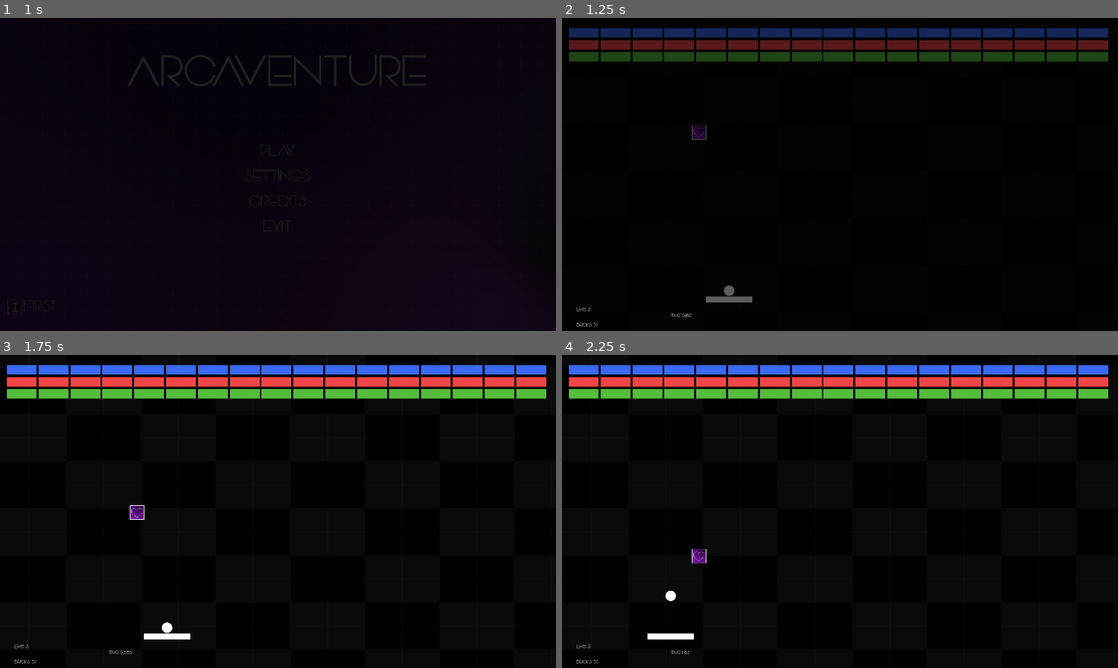
Above: before the commit, frames 1-4 (two rows, left to right).
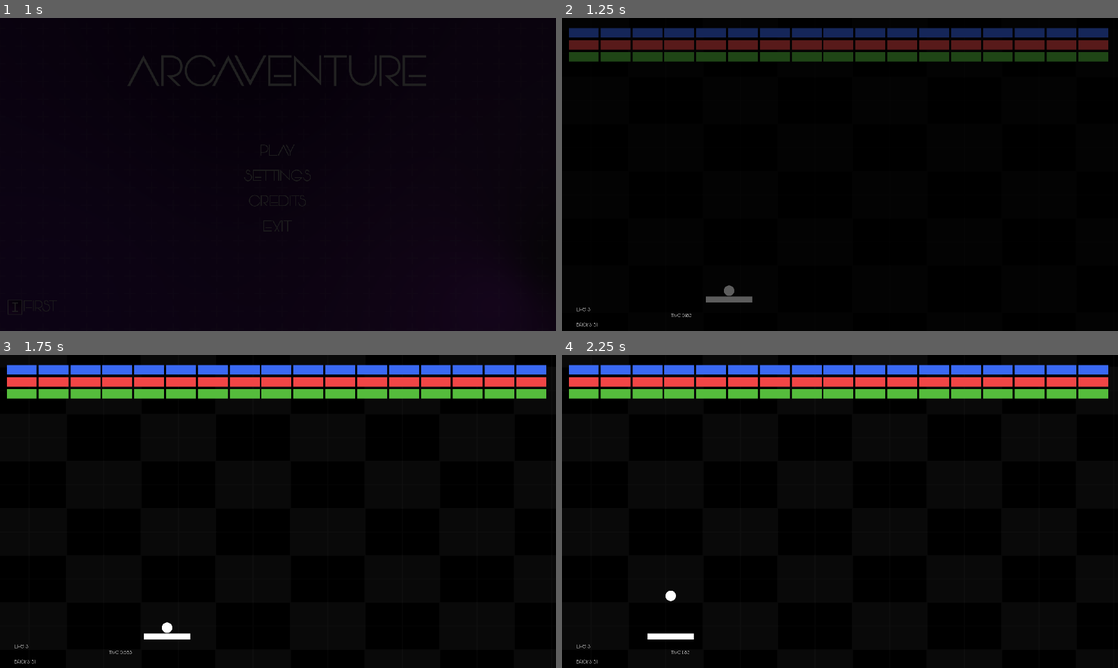
Above: after the commit, the same moments.

Repository: QuirrelForU/Arcaventure
Game: Godot game, scene res://BaseMenu/BaseMenu.tscn
Same seed, same stepped clock (60 frames per second), same inputs: the game is played once before the commit and once after it.
Inputs (mouse positions are in pixels of both pictures, inside the frame that each line leads up to):
- Up to frame 1 (1 s): click "PLAY" at 0.5 s
- Up to frame 2 (1.25 s): no input
- Up to frame 3 (1.75 s): move the mouse to (305, 511) at 1.27 s
- Up to frame 4 (2.25 s): move the mouse to (812, 511) at 2.02 s

Frame 1 is identical in both runs. In frame 2, 0.1% of the frame differs, in the area x 23-26%, y 34-39%; in frame 3, 0.1%, in the area x 23-26%, y 48-53%; in frame 4, 0.1%.
Error in both runs: Invalid get index 'current_resolution' (on base: 'Nil'). (res://BaseMenu/SaverLoader.gd:19)

Commit message:
multiply balls bounce

Diff:
--- a/game/Arkanoid/Ball/Ball.gd
+++ b/game/Arkanoid/Ball/Ball.gd
@@ -9,18 +9,20 @@
 var lerp_speed = 0.8
 
 
-onready var platform = $"../Platform"
-onready var platform_position_l = $"../Platform/Platform positions".get_child(0)
-onready var platform_position_r = $"../Platform/Platform positions".get_child(1)
-onready var platform_position_m = $"../Platform/Platform positions".get_child(2)
+onready var platform = $"../../Platform"
+
 onready var respawn_timer = $RespawnTimer
 
 
-onready var player_stats = $"../Stats"
+onready var player_stats = $"../../Stats"
+
+
+# multiply vars
+onready var balls_node = $".."
+
 
 signal ball_respawned
 signal update_life
-signal update_bricks
 signal lost_game
 
 
@@ -40,23 +42,19 @@
 		elif collision.get_collider().get_collision_layer() == 4: # Fun fact that collision layer returns not an actual number but his 2^number-1
 			velocity = velocity.bounce(collision.normal)
 			collision.get_collider().die()
-			emit_signal("update_bricks")
+			player_stats.balls_count -=1
 		else:
 			velocity = velocity.bounce(collision.normal)
 
 
 func bounce_of_platform():
-	var platform_size = platform_position_r.global_position.x - platform_position_l.global_position.x
 
-	var offset = position.x - platform_position_l.global_position.x
-
+	var offset = global_position.x - platform.positionL
 	var min_angle := PI/18
 	var max_angle := PI / 2
-	var normalized_hit_position = (position.x - platform_position_m.global_position.x) / platform_size * 1.75
-
+	var normalized_hit_position = (global_position.x - platform.positionM) / platform.platform_size * 1.75
 	velocity = Vector2.UP * 10
 	velocity = velocity.rotated(max_angle * normalized_hit_position)
-
 
 func die():
 	velocity = Vector2.ZERO
--- /dev/null
+++ b/game/Arkanoid/LevelFirst/Balls.gd
@@ -0,0 +1,21 @@
+extends Node2D
+
+
+var ball_scene = preload("res://Arkanoid/Ball/Ball.tscn")
+
+onready var player_stats =$"../Stats"
+#func multiply():
+#	var new_ball = ball_scene.instance()
+#	new_ball.velocity = velocity
+#	new_ball.velocity = new_ball.velocity.rotated(PI/4)
+
+func _ready():
+	player_stats.balls_count =$".".get_child_count()
+
+func multiply():
+	for ball in $".".get_children():
+		var new_ball = ball_scene.instance()
+		new_ball.global_position = ball.global_position
+		new_ball.velocity = ball.velocity
+		new_ball.velocity = new_ball.velocity.rotated(PI/4)
+		$".".add_child(new_ball)
--- a/game/Arkanoid/LevelFirst/BoosterSpawner.gd
+++ b/game/Arkanoid/LevelFirst/BoosterSpawner.gd
@@ -11,8 +11,14 @@
 onready var bricks_node = $"../Bricks"
 
 var life_booster_scene = preload("res://Arkanoid/boosters/BoosterLife.tscn")
+var multiply_booster_scene = preload("res://Arkanoid/boosters/BoosterMultiply.tscn")
+var invincibility_booster_scene = preload("res://Arkanoid/boosters/BoosterInvincibility.tscn")
+
+
 onready var level_scene = get_parent()
+onready var player_stats = $"../Stats"
 
+onready var balls_node = $"../Balls"
 func _ready():
 	randomize()
 	set_boosters()
@@ -25,7 +31,7 @@
 		var choice = randf()
 		if choice < 0.05:
 			brick.booster_type = 1 # life
-		elif choice <0.1:
+		elif choice <1.1:
 			brick.booster_type = 2 # mult
 		elif choice <0.15:
 			brick.booster_type = 3 # invinc
@@ -37,5 +43,19 @@
 	var booster_instance = null
 	if booster_type == 1:
 		booster_instance = life_booster_scene.instance()
+		booster_instance.connect("lifebooster_taked",self,"lifebooster_taked")
 		booster_instance.global_position = booster_position
 		level_scene.add_child(booster_instance)
+	elif booster_type == 2:
+		booster_instance = multiply_booster_scene.instance()
+		booster_instance.connect("multiplybooster_taked",self,"multiplybooster_taked")
+		booster_instance.global_position = booster_position
+		level_scene.add_child(booster_instance)
+	elif booster_type == 3:
+		pass
+
+func lifebooster_taked():
+	player_stats.life_count +=1
+
+func multiplybooster_taked():
+	balls_node.multiply()
--- a/game/Arkanoid/LevelFirst/HUD.gd
+++ b/game/Arkanoid/LevelFirst/HUD.gd
@@ -6,22 +6,17 @@
 
 onready var lifelabel = $Control/VBoxContainer/LifeLabel
 onready var brickslabel = $Control/VBoxContainer/BricksLabel
-onready var ball = $"../Ball"
+onready var ball = $"../Balls/Ball"
 onready var player_stats = $"../Stats"
 export var bricks_path : NodePath
 onready var bricks_node = get_node(bricks_path)
 
 func _ready():
-	ball.connect("update_bricks",self,"update_bricks_label")
 	ball.connect("lost_game",self,"show_deathscreen")
 	player_stats.bricks_count = bricks_node.get_child_count()
+	#player_stat.balls_count =
 	lifelabel.text = "Life: %d" % [player_stats.life_count]
 
-
-func update_bricks_label():
-	player_stats.bricks_count -=1
-	if player_stats.bricks_count == 0:
-		show_winscreen()
 
 func show_deathscreen():
 	get_tree().paused = true
--- a/game/Arkanoid/LevelFirst/LevelFirst.tscn
+++ b/game/Arkanoid/LevelFirst/LevelFirst.tscn
@@ -11,7 +11,7 @@
 [ext_resource path="res://Arkanoid/LevelFirst/HUD.gd" type="Script" id=9]
 [ext_resource path="res://Arkanoid/LevelFirst/TimeLabel.gd" type="Script" id=10]
 [ext_resource path="res://Arkanoid/arkanoid_hud_font.tres" type="DynamicFont" id=11]
-[ext_resource path="res://Arkanoid/boosters/BoosterLife.tscn" type="PackedScene" id=12]
+[ext_resource path="res://Arkanoid/LevelFirst/Balls.gd" type="Script" id=12]
 [ext_resource path="res://Arkanoid/LevelFirst/BoosterSpawner.gd" type="Script" id=13]
 [ext_resource path="res://Arkanoid/LevelFirst/Stats.gd" type="Script" id=14]
 
@@ -41,7 +41,10 @@
 [node name="Platform" parent="." instance=ExtResource( 2 )]
 position = Vector2( 577, 971 )
 
-[node name="Ball" parent="." instance=ExtResource( 1 )]
+[node name="Balls" type="Node2D" parent="."]
+script = ExtResource( 12 )
+
+[node name="Ball" parent="Balls" instance=ExtResource( 1 )]
 
 [node name="Bricks" type="Node2D" parent="."]
 __meta__ = {
@@ -609,9 +612,6 @@
 [node name="BoosterSpawner" type="Node" parent="."]
 script = ExtResource( 13 )
 
-[node name="BoosterLife" parent="BoosterSpawner" instance=ExtResource( 12 )]
-position = Vector2( 473, 339 )
-
 [connection signal="body_entered" from="DeadZone" to="DeadZone" method="_on_DeadZone_body_entered"]
 [connection signal="pressed" from="HUD/DeathScreen/CenterContainer/VBoxContainer/RetryButton" to="." method="_on_RetryButton_pressed"]
 [connection signal="pressed" from="HUD/WinScreen/CenterContainer/VBoxContainer/RetryButtonLoose" to="." method="_on_RetryButtonLoose_pressed"]
--- a/game/Arkanoid/LevelFirst/Stats.gd
+++ b/game/Arkanoid/LevelFirst/Stats.gd
@@ -5,6 +5,8 @@
 var time = 0.0 setget _set_time
 
 var bricks_count setget _set_bricks_count
+
+var balls_count setget _set_balls_count
 
 
 func _set_life_count(new_life_count):
@@ -18,3 +20,8 @@
 func _set_bricks_count(new_bricks_count):
 	bricks_count = new_bricks_count
 	$"../HUD/Control/VBoxContainer/BricksLabel".text = "Bricks: %d" % [bricks_count]
+	if bricks_count == 0:
+		$"../HUD".show_winscreen()
+
+func _set_balls_count(new_balls_count):
+	balls_count = new_balls_count
--- a/game/Arkanoid/Platform/Platform.gd
+++ b/game/Arkanoid/Platform/Platform.gd
@@ -4,20 +4,27 @@
 
 
 onready var throw_ball_timer = $ThrowBallTimer
-onready var ball = $"../Ball"
+onready var ball = $"../Balls/Ball"
 
-
+var platform_size
+var positionL setget ,_get_positionL
+var positionR setget ,_get_positionR
+var positionM setget ,_get_positionM
 
 func _ready():
 	Input.set_mouse_mode(Input.MOUSE_MODE_CAPTURED)
 	throw_ball_timer.start()
 	ball.connect("ball_respawned",self,"respawn_ball")
-
+	platform_size = $"Platform positions/PositionR".global_position.x - $"Platform positions/PositionL".global_position.x
+	positionL = $"Platform positions/PositionL".global_position.x
+	positionR = $"Platform positions/PositionR".global_position.x
+	positionM = $"Platform positions/PositionM".global_position.x
 
 func _physics_process(delta):
 	if ball_captured:
 		ball.position = position
 		ball.position.y -=30
+
 
 
 
@@ -37,3 +44,15 @@
 	ball_captured = true
 	throw_ball_timer.start()
 	#ball.visible = true
+
+func _get_positionL():
+	positionL = $"Platform positions/PositionL".global_position.x
+	return positionL
+
+func _get_positionM():
+	positionM = $"Platform positions/PositionM".global_position.x
+	return positionM
+
+func _get_positionR():
+	positionR = $"Platform positions/PositionR".global_position.x
+	return positionR
--- a/game/Arkanoid/boosters/BoosterInvincibility.gd
+++ b/game/Arkanoid/boosters/BoosterInvincibility.gd
@@ -1,7 +1,16 @@
-extends Node2D
+extends KinematicBody2D
 
 signal invincibilitybooster_taked
+export var speed = 5
 
-func die():
-	emit_signal("invincibilitybooster_taked")
-	queue_free()
+var velocity = Vector2.DOWN
+
+
+func _physics_process(delta):
+	var collision = move_and_collide(velocity*speed)
+	if collision:
+		if collision.get_collider().get_collision_layer() == 2: # collide with platform
+			emit_signal("lifebooster_taked")
+			queue_free()
+		else:
+			queue_free()
--- a/game/Arkanoid/boosters/BoosterInvincibility.tscn
+++ b/game/Arkanoid/boosters/BoosterInvincibility.tscn
@@ -6,17 +6,15 @@
 [sub_resource type="RectangleShape2D" id=1]
 extents = Vector2( 52, 52 )
 
-[node name="BoosterInvincibility" type="Node2D"]
+[node name="BoosterInvincibility" type="KinematicBody2D"]
+collision_layer = 32
+collision_mask = 2
 script = ExtResource( 2 )
 
-[node name="KinematicBody2D" type="KinematicBody2D" parent="."]
-collision_layer = 32
-collision_mask = 2
-
-[node name="CollisionShape2D" type="CollisionShape2D" parent="KinematicBody2D"]
+[node name="CollisionShape2D" type="CollisionShape2D" parent="."]
 scale = Vector2( 0.495, 0.495 )
 shape = SubResource( 1 )
 
-[node name="Sprite" type="Sprite" parent="KinematicBody2D/CollisionShape2D"]
+[node name="Sprite" type="Sprite" parent="CollisionShape2D"]
 scale = Vector2( 0.25, 0.25 )
 texture = ExtResource( 1 )
--- a/game/Arkanoid/boosters/BoosterMultiply.gd
+++ b/game/Arkanoid/boosters/BoosterMultiply.gd
@@ -1,7 +1,17 @@
-extends Node2D
+extends KinematicBody2D
 
 signal multiplybooster_taked
 
-func die():
-	emit_signal("multiplybooster_taked")
-	queue_free()
+export var speed = 5
+
+var velocity = Vector2.DOWN
+#
+#
+func _physics_process(delta):
+	var collision = move_and_collide(velocity*speed)
+	if collision:
+		if collision.get_collider().get_collision_layer() == 2: # collide with platform
+			emit_signal("multiplybooster_taked")
+			queue_free()
+		else:
+			queue_free()
--- a/game/Arkanoid/boosters/BoosterMultiply.tscn
+++ b/game/Arkanoid/boosters/BoosterMultiply.tscn
@@ -6,17 +6,15 @@
 [sub_resource type="RectangleShape2D" id=1]
 extents = Vector2( 52, 52 )
 
-[node name="BoosterMultiply" type="Node2D"]
+[node name="BoosterMultiply" type="KinematicBody2D"]
+collision_layer = 32
+collision_mask = 2
 script = ExtResource( 2 )
 
-[node name="KinematicBody2D" type="KinematicBody2D" parent="."]
-collision_layer = 32
-collision_mask = 2
-
-[node name="CollisionShape2D" type="CollisionShape2D" parent="KinematicBody2D"]
+[node name="CollisionShape2D" type="CollisionShape2D" parent="."]
 scale = Vector2( 0.495, 0.495 )
 shape = SubResource( 1 )
 
-[node name="Sprite" type="Sprite" parent="KinematicBody2D/CollisionShape2D"]
+[node name="Sprite" type="Sprite" parent="CollisionShape2D"]
 scale = Vector2( 0.25, 0.25 )
 texture = ExtResource( 1 )
--- a/game/BaseMenu/BaseMenu.tscn
+++ b/game/BaseMenu/BaseMenu.tscn
@@ -116,8 +116,8 @@
 [node name="GridPluses" parent="Background" instance=ExtResource( 5 )]
 margin_left = -166.88
 margin_top = -94.7037
-margin_right = 15850.1
-margin_bottom = 8968.3
+margin_right = 21610.1
+margin_bottom = 12208.3
 
 [node name="AnimationPlayer" type="AnimationPlayer" parent="Background"]
 root_node = NodePath("../..")
